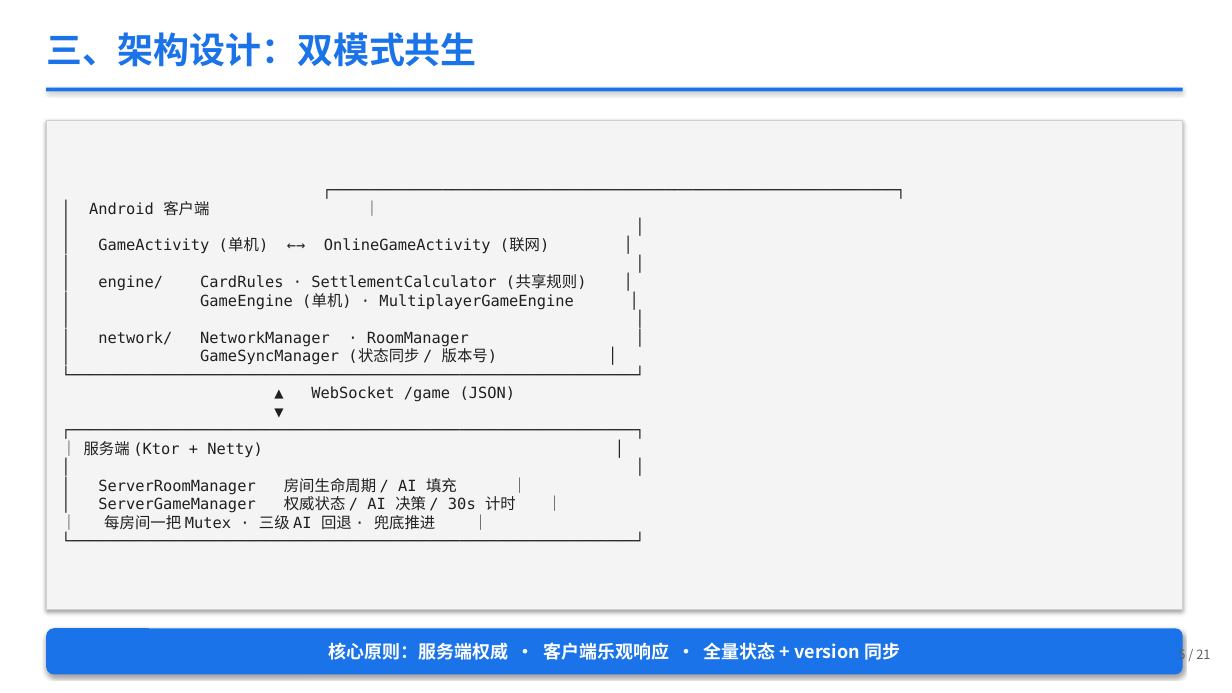
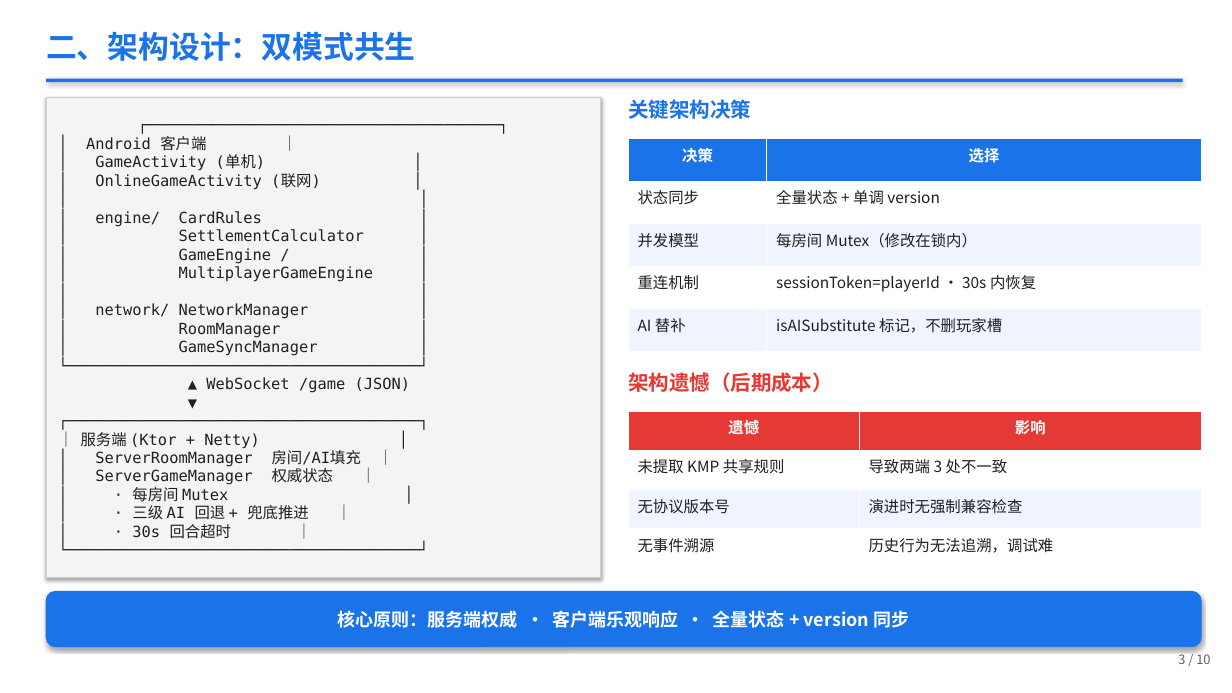
Before and after one commit to berming/AndroidAPP, a slide deck: slide 3 of docs/dev_summary.pptx (slide 5 before the commit). Drawn at 1232x693 pixels with LibreOffice and Linux fonts; fonts in the diff are those of the drawing. Boxes give left, top, right and bottom in pixels: in the first picture for what was removed or moved away, otherwise in the second. Text is boxed around its words. In the diff, an @@ line names an element or a change of style, - is before the commit and + after.

```diff
--- a/docs/dev_summary.pptx
+++ b/docs/dev_summary.pptx
@@ text at <box>46,31,416,61</box>: text changed; size 28 to 24 pt @@
-三、架构设计：双模式共生
+二、架构设计：双模式共生
@@ rectangle: place and size @@
-rectangle at <box>46,88,1183,91</box>
+rectangle at <box>46,79,1183,82</box>
@@ text in rectangle at <box>46,97,601,578</box>: text changed @@
-┌─────────────────────────────────────────────────────────────┐
+┌──────────────────────────────────────┐
@@ text in rectangle at <box>46,97,601,578</box>: text changed @@
-┌─────────────────────────────────────────────────────────────┐
+┌──────────────────────────────────────┐
@@ rectangle "┌──────────────────────────────────────┐": place and size @@
-rectangle "┌──────────────────────────────────────┐" at <box>46,120,1183,610</box>
+rectangle "┌──────────────────────────────────────┐" at <box>46,97,601,578</box>
@@ text added at <box>628,99,751,119</box>, 16 pt, text #1A73E8, bold @@
+关键架构决策
@@ table added at <box>628,139,1202,351</box>, 5 rows, 2 columns @@
+决策 | 选择
+状态同步 | 全量状态 + 单调 version
+并发模型 | 每房间 Mutex（修改在锁内）
+重连机制 | sessionToken=playerId · 30s 内恢复
+AI 替补 | isAISubstitute 标记，不删玩家槽
@@ text in rectangle at <box>95,155,321,190</box>: paragraphs added @@
+│ GameActivity (单机) │
+│ OnlineGameActivity (联网) │
@@ text in rectangle at <box>95,211,373,282</box>: text changed @@
-│ GameActivity (单机) ←→ OnlineGameActivity (联网) │
+│ engine/ CardRules │
+│ SettlementCalculator │
+│ GameEngine / │
+│ MultiplayerGameEngine │
@@ text in rectangle at <box>95,303,318,356</box>: text changed @@
-│ engine/ CardRules · SettlementCalculator (共享规则) │
-│ GameEngine (单机) · MultiplayerGameEngine │
-│ │
-│ network/ NetworkManager · RoomManager │
-│ GameSyncManager (状态同步 / 版本号) │
-└─────────────────────────────────────────────────────────────┘
+│ network/ NetworkManager │
+│ RoomManager │
+│ GameSyncManager │
+└──────────────────────────────────────┘
@@ text added at <box>628,372,833,392</box>, 16 pt, text #E53935, bold @@
+架构遗憾（后期成本）
@@ table added at <box>628,411,1202,568</box>, 4 rows, 2 columns @@
+遗憾 | 影响
+未提取 KMP 共享规则 | 导致两端 3 处不一致
+无协议版本号 | 演进时无强制兼容检查
+无事件溯源 | 历史行为无法追溯，调试难
@@ text in rectangle at <box>95,450,361,539</box>: text changed @@
-│ │
-│ ServerRoomManager 房间生命周期 / AI 填充 │
-│ ServerGameManager 权威状态 / AI 决策 / 30s 计时 │
-│ 每房间一把 Mutex · 三级 AI 回退 · 兜底推进 │
-└─────────────────────────────────────────────────────────────┘
+│ ServerRoomManager 房间/AI填充 │
+│ ServerGameManager 权威状态 │
+│ · 每房间 Mutex │
+│ · 三级 AI 回退 + 兜底推进 │
+│ · 30s 回合超时 │
+└──────────────────────────────────────┘
@@ rounded rectangle "核心原则：服务端权威 · 客户端乐观响应 · 全量状态 ...": place and size @@
-rounded rectangle "核心原则：服务端权威 · 客户端乐观响应 · 全量状态 ..." at <box>46,628,1183,675</box>
+rounded rectangle "核心原则：服务端权威 · 客户端乐观响应 · 全量状态 ..." at <box>46,592,1202,647</box>
@@ rounded rectangle "核心原则：服务端权威 · 客户端乐观响应 · 全量状态 ..." at <box>46,592,1202,647</box>: outline none to #1A73E8 0.75 pt @@
@@ text removed at <box>1178,646,1210,664</box> @@
-5 / 21
@@ text added at <box>1178,650,1210,664</box>, 10 pt, text #606060 @@
+3 / 10
```
Also in this commit, not shown: 5 other slides changed, 4 slides added, 15 slides removed, 1 other file.
